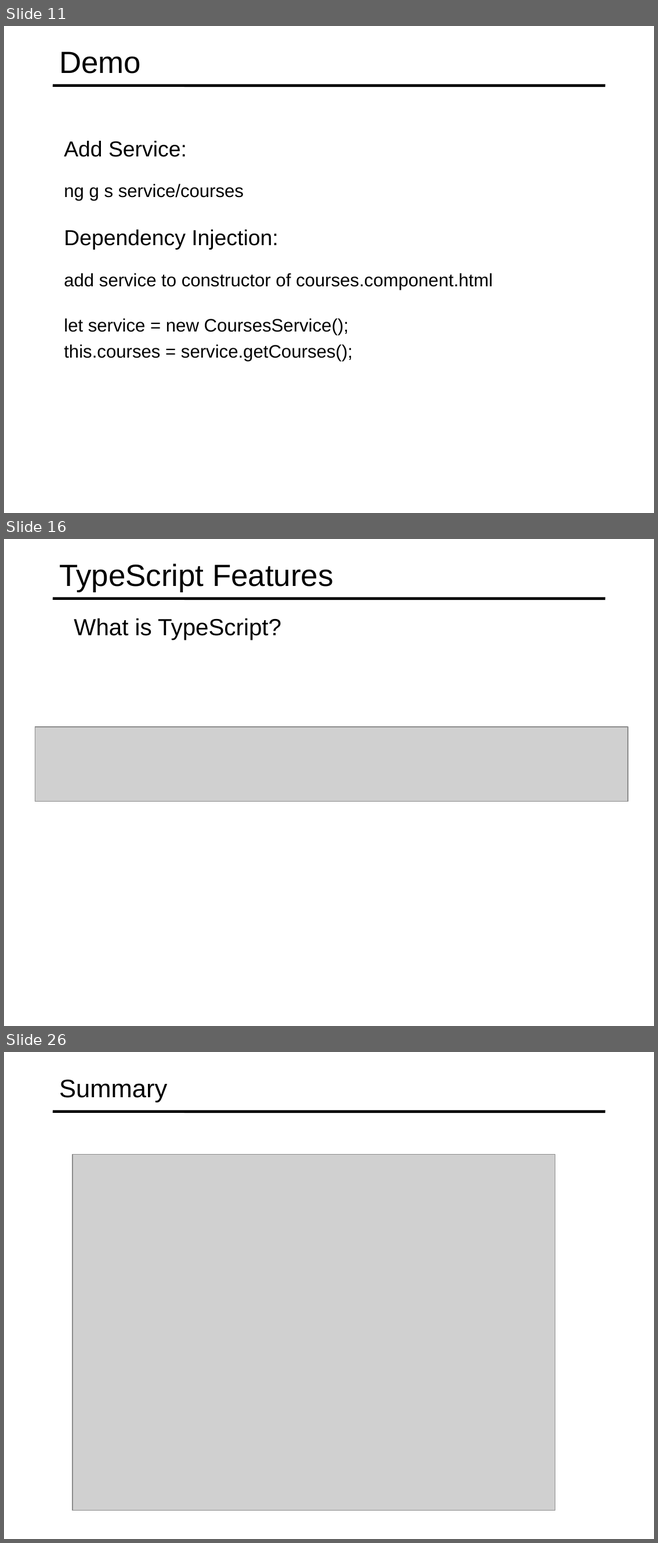
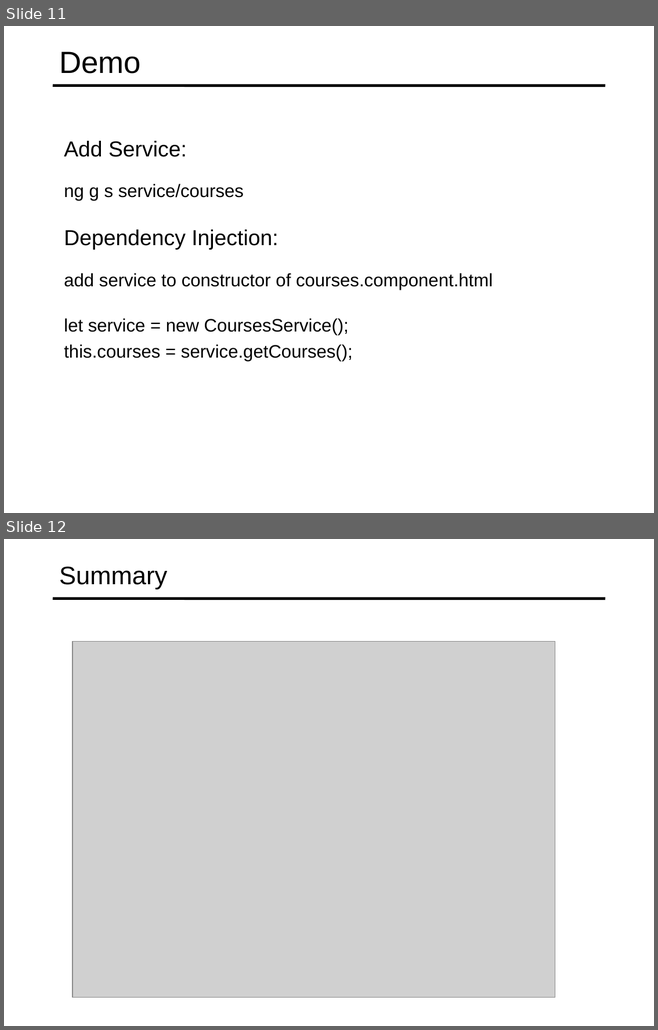
Before and after one commit to specter01wj/Jago_Link_Training, a slide deck: Angular/Angular7/Angular Advanced Course/Essentials/1.Fundamentals/L1_Fundamentals.ppt. Shown one above the other, each under a label of ours: slides 11, 16 and 26 before the commit, slides 11 and 12 after it; the slides between them are not shown. The pictures are 658x1543 and 658x1030 pixels, drawn with LibreOffice and Linux fonts; fonts in the diff are those of the drawing; grey boxes stand for pictures. Boxes give left, top, right and bottom in pixels: in the first picture for what was removed or moved away, otherwise in the second. Text is boxed around its words. In the diff, an @@ line names an element or a change of style, - is before the commit and + after.

```diff
--- a/Angular/Angular7/Angular Advanced Course/Essentials/1.Fundamentals/L1_Fundamentals.ppt
+++ b/Angular/Angular7/Angular Advanced Course/Essentials/1.Fundamentals/L1_Fundamentals.ppt
@@ slide 16 removed at bbox=[4, 539, 654, 1026], background #FFFFFF; not listed: 1 template element that a slide beside it also shows @@
@@ title removed at bbox=[59, 563, 333, 592] @@
-TypeScript Features
@@ text removed at bbox=[74, 618, 281, 640] @@
-  What is TypeScript?
@@ picture removed at bbox=[35, 727, 628, 801] @@
@@ what was slide 26 is now slide 12 @@
```
Also in this commit, not shown: 13 other slides removed.
